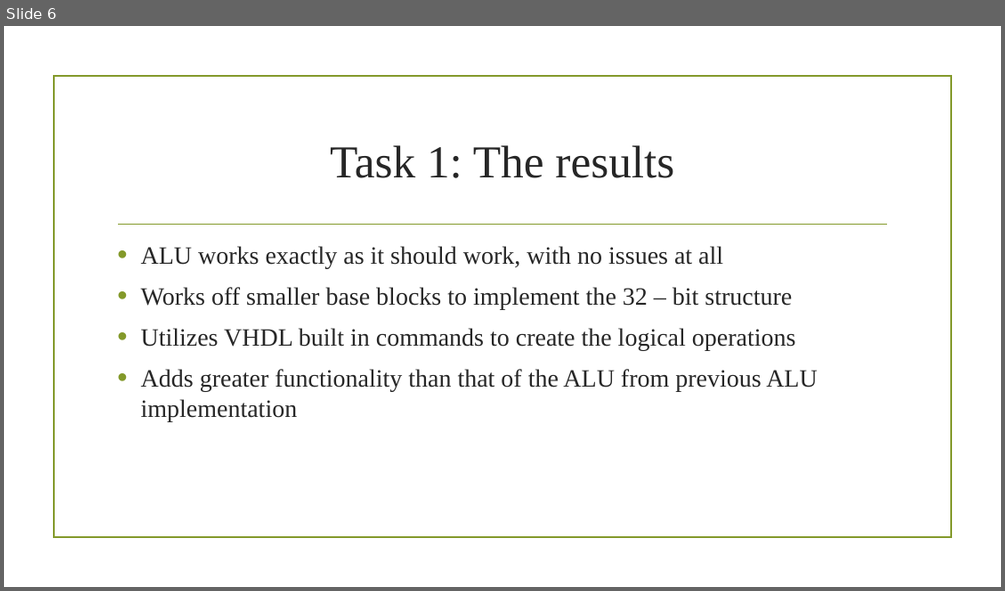
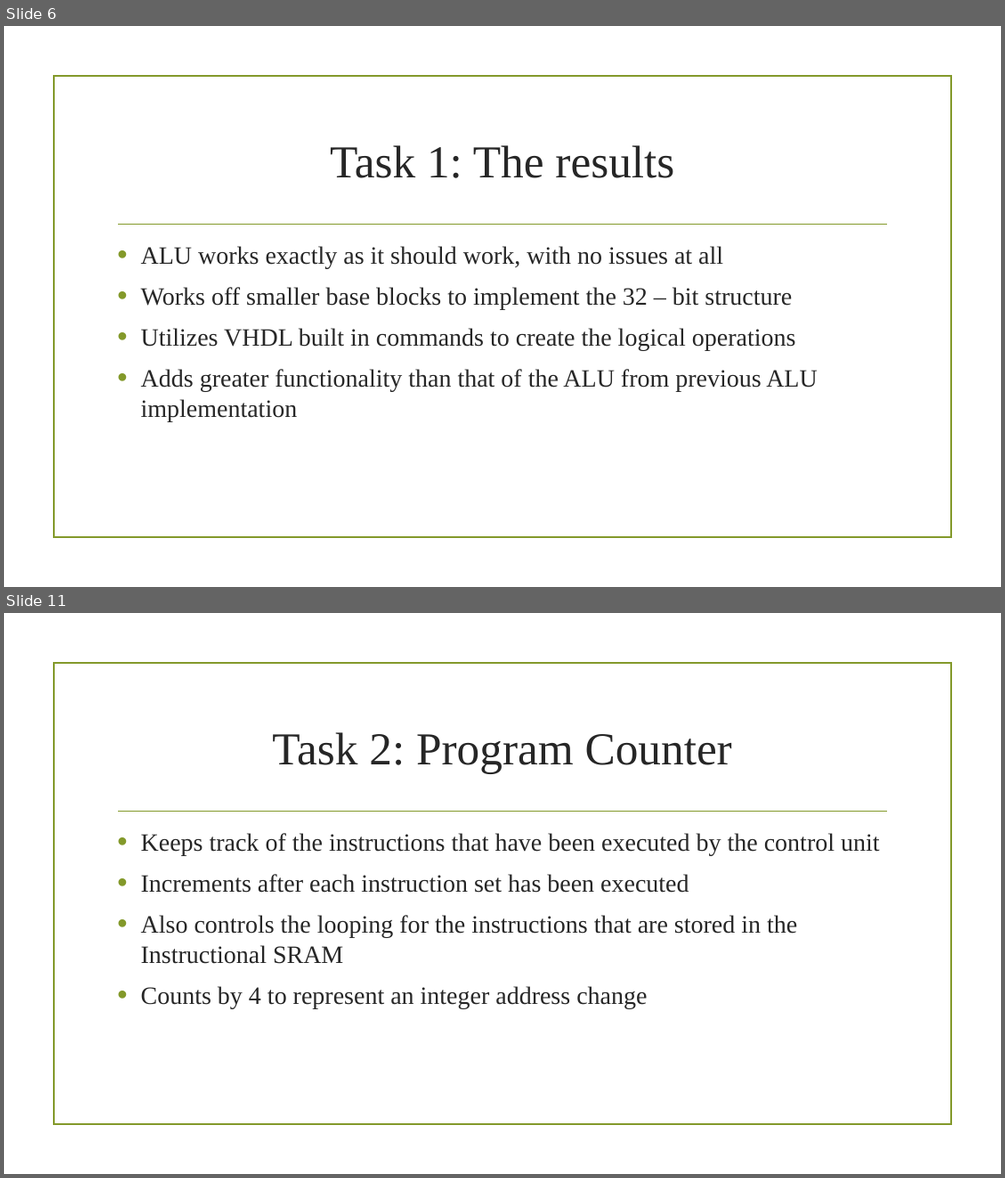
Before and after one commit to Astalidan/LiProject, a slide deck: Documentation/Li_Project_PowerPoint.pptx. Shown one above the other, each under a label of ours: slide 6 before the commit, slides 6 and 11 after it; the slides between them are not shown. The pictures are 1005x591 and 1005x1178 pixels, drawn with LibreOffice and Linux fonts; fonts in the diff are those of the drawing; background and template pictures are left out. Boxes give left, top, right and bottom in pixels: in the first picture for what was removed or moved away, otherwise in the second. Text is boxed around its words. In the diff, an @@ line names an element or a change of style, - is before the commit and + after.

```diff
--- a/Documentation/Li_Project_PowerPoint.pptx
+++ b/Documentation/Li_Project_PowerPoint.pptx
@@ slide 11 added at [4,613,1001,1174], background picture (left out); not listed: 2 template elements that a slide beside it also shows @@
@@ title added at [272,732,732,774], 44 pt, text #262626 @@
+Task 2: Program Counter
@@ text added at [141,833,880,1008], 24 pt, text #262626 @@
+• Keeps track of the instructions that have been executed by the control unit
+• Increments after each instruction set has been executed
+• Also controls the looping for the instructions that are stored in the Instructional SRAM
+• Counts by 4 to represent an integer address change
```
Also in this commit, not shown: 13 other slides added.
